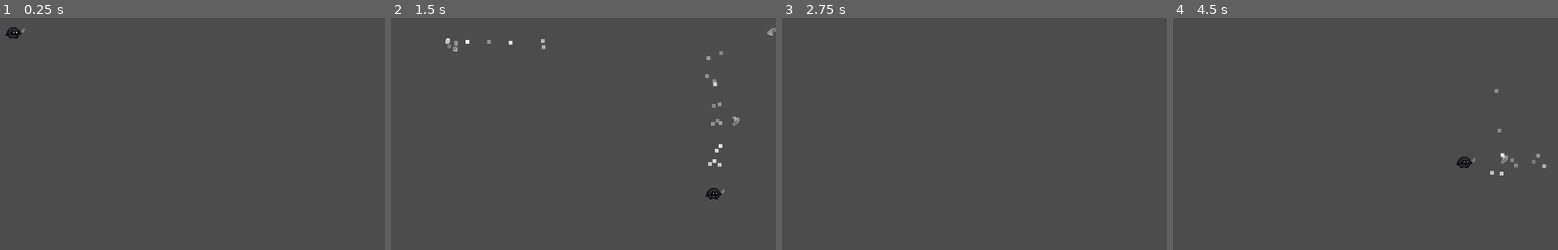
Above: before the commit, frames 1-4 (left to right).
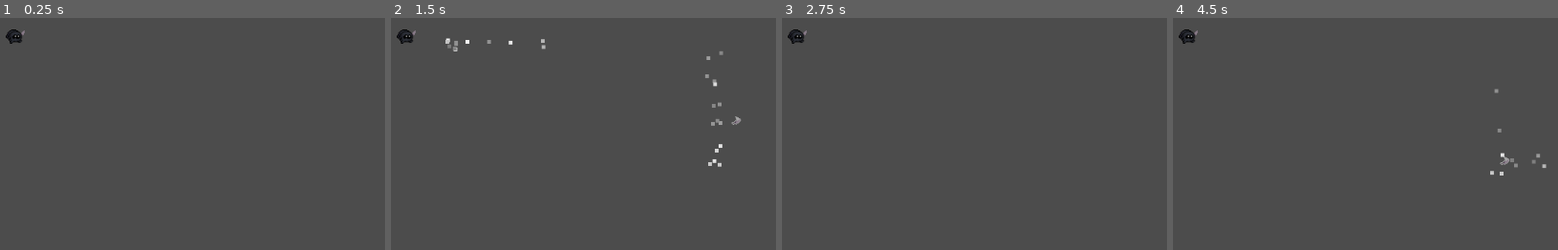
Above: after the commit, the same moments.

Repository: farbest/hatGame
Game: Godot game, scene res://TestScene.tscn
Two runs of this game, one before a commit and one after it. Both use one fixed random seed, a clock stepped at 60 frames per second and the inputs below.
Inputs (mouse positions are in pixels of both pictures, inside the frame that each line leads up to):
- Up to frame 1 (0.25 s): no input
- Up to frame 2 (1.5 s): tap Enter at 0.5 s; move the mouse to (outside the picture) at 0.52 s; hold Right (ui_right) 0.53-1.28 s; tap Space (dash) at 0.6, 1.35 s; click (outside the picture) at 0.67 s; move the mouse to (outside the picture) at 1.27 s; hold Down (ui_down) from 1.28 s (still down); click (outside the picture) at 1.42 s
- Up to frame 3 (2.75 s): move the mouse to (outside the picture) at 2.02 s; release Down (ui_down) at 2.03 s; hold Right (ui_right) from 2.03 s (still down); tap Space (dash) at 2.1 s; click (outside the picture) at 2.17 s
- Up to frame 4 (4.5 s): tap Space (dash) at 2.75, 2.85, 3.6, 4.25, 4.35 s; move the mouse to (outside the picture) at 2.77 s; release Right (ui_right) at 2.78 s; hold Up (ui_up) 2.78-3.53 s; click (outside the picture) at 2.92 s; tap Enter at 3.5 s; move the mouse to (1404, 94) at 3.52 s; hold Left (ui_left) from 3.53 s (still down); click (1404, 94) at 3.67 s; move the mouse to (outside the picture) at 4.27 s; click (outside the picture) at 4.42 s

The runs differ from the first frame. In frame 1, 0.2% of the frame differs, in the area x 1-7%, y 4-12%; in frame 2, 0.5%, in the area x 1-100%, y 4-79%; in frame 3, 0.2%; in frame 4, 0.4%.

Commit message:
character update

Diff:
--- a/PlayerRelated/PlayerMovement.gd
+++ b/PlayerRelated/Player/Scripts/PlayerMovement.gd
@@ -5,8 +5,13 @@
 onready var knifeReloadTimer = $KnifeReload
 const knifeScene = preload("res://PlayerRelated/knife/Knife.tscn")
 
+var baseDamage = 100
+
 export (int) var walkSpeed = 400
 export (int) var dashSpeed = 2000
+export (int) var life = 3
+export (float) var attackSpeed = 1.0
+export (float) var damage = baseDamage
 
 var velocity = Vector2()
 var direction = Vector2()
--- a/PlayerRelated/PlayerShooting.gd
+++ /dev/null
@@ -1,5 +0,0 @@
-extends KinematicBody2D
-
-func _physics_process(delta):
-	if Input.is_mouse_button_pressed(BUTTON_LEFT):
-		print("pew pew")
--- a/PlayerRelated/knife/Knife.tscn
+++ b/PlayerRelated/knife/Knife.tscn
@@ -41,15 +41,15 @@
 
 [node name="DefaultKnifeBullet" type="KinematicBody2D"]
 position = Vector2( 125, 56 )
+collision_layer = 8
+collision_mask = 4
 script = ExtResource( 1 )
 
 [node name="AnimatedSprite" type="AnimatedSprite" parent="."]
 physics_interpolation_mode = 1
 frames = SubResource( 6 )
-frame = 2
+frame = 3
 playing = true
 
 [node name="CollisionShape2D" type="CollisionShape2D" parent="."]
-physics_interpolation_mode = 1
 shape = SubResource( 7 )
-one_way_collision = true
--- a/TestScene.tscn
+++ b/TestScene.tscn
@@ -1,45 +1,8 @@
-[gd_scene load_steps=14 format=2]
+[gd_scene load_steps=17 format=2]
 
-[ext_resource path="res://PlayerRelated/PlayerMovement.gd" type="Script" id=1]
-[ext_resource path="res://PlayerRelated/idle.png" type="Texture" id=2]
-
-[sub_resource type="AtlasTexture" id=6]
-flags = 4
-atlas = ExtResource( 2 )
-region = Rect2( 0, 0, 32, 32 )
-
-[sub_resource type="AtlasTexture" id=7]
-flags = 4
-atlas = ExtResource( 2 )
-region = Rect2( 32, 0, 32, 32 )
-
-[sub_resource type="AtlasTexture" id=8]
-flags = 4
-atlas = ExtResource( 2 )
-region = Rect2( 64, 0, 32, 32 )
-
-[sub_resource type="AtlasTexture" id=9]
-flags = 4
-atlas = ExtResource( 2 )
-region = Rect2( 96, 0, 32, 32 )
-
-[sub_resource type="AtlasTexture" id=10]
-flags = 4
-atlas = ExtResource( 2 )
-region = Rect2( 128, 0, 32, 32 )
-
-[sub_resource type="AtlasTexture" id=11]
-flags = 4
-atlas = ExtResource( 2 )
-region = Rect2( 160, 0, 32, 32 )
-
-[sub_resource type="SpriteFrames" id=1]
-animations = [ {
-"frames": [ SubResource( 6 ), SubResource( 7 ), SubResource( 8 ), SubResource( 9 ), SubResource( 10 ), SubResource( 11 ) ],
-"loop": true,
-"name": "idle",
-"speed": 10.0
-} ]
+[ext_resource path="res://PlayerRelated/Player/Scripts/PlayerMovement.gd" type="Script" id=1]
+[ext_resource path="res://PlayerRelated/Player/Sprites/idle.png" type="Texture" id=2]
+[ext_resource path="res://PlayerRelated/Player/Sprites/running.png" type="Texture" id=3]
 
 [sub_resource type="CircleShape2D" id=2]
 
@@ -61,20 +24,108 @@
 scale = 5.0
 color_initial_ramp = SubResource( 5 )
 
+[sub_resource type="AnimationNodeAnimation" id=6]
+animation = "idle"
+
+[sub_resource type="AnimationNodeAnimation" id=7]
+animation = "running"
+
+[sub_resource type="AnimationNodeStateMachineTransition" id=8]
+
+[sub_resource type="AnimationNodeStateMachineTransition" id=9]
+
+[sub_resource type="AnimationNodeStateMachine" id=10]
+states/idle/node = SubResource( 6 )
+states/idle/position = Vector2( 217.667, 68.3333 )
+states/running/node = SubResource( 7 )
+states/running/position = Vector2( 401.667, 69.6667 )
+transitions = [ "idle", "running", SubResource( 8 ), "running", "idle", SubResource( 9 ) ]
+
+[sub_resource type="AnimationNodeStateMachinePlayback" id=11]
+
+[sub_resource type="Animation" id=12]
+length = 0.001
+tracks/0/type = "value"
+tracks/0/path = NodePath("AnimationPlayer/idle:frame")
+tracks/0/interp = 1
+tracks/0/loop_wrap = true
+tracks/0/imported = false
+tracks/0/enabled = true
+tracks/0/keys = {
+"times": PoolRealArray( 0 ),
+"transitions": PoolRealArray( 1 ),
+"update": 0,
+"values": [ 0 ]
+}
+tracks/1/type = "value"
+tracks/1/path = NodePath("AnimationPlayer/running:frame")
+tracks/1/interp = 1
+tracks/1/loop_wrap = true
+tracks/1/imported = false
+tracks/1/enabled = true
+tracks/1/keys = {
+"times": PoolRealArray( 0 ),
+"transitions": PoolRealArray( 1 ),
+"update": 0,
+"values": [ 0 ]
+}
+tracks/2/type = "value"
+tracks/2/path = NodePath("AnimationPlayer/idle:texture")
+tracks/2/interp = 1
+tracks/2/loop_wrap = true
+tracks/2/imported = false
+tracks/2/enabled = true
+tracks/2/keys = {
+"times": PoolRealArray( 0 ),
+"transitions": PoolRealArray( 1 ),
+"update": 0,
+"values": [ ExtResource( 2 ) ]
+}
+
+[sub_resource type="Animation" id=13]
+resource_name = "idle"
+length = 0.6
+loop = true
+tracks/0/type = "value"
+tracks/0/path = NodePath("AnimationPlayer/idle:frame")
+tracks/0/interp = 1
+tracks/0/loop_wrap = true
+tracks/0/imported = false
+tracks/0/enabled = true
+tracks/0/keys = {
+"times": PoolRealArray( 0, 0.1, 0.2, 0.3, 0.4, 0.5, 0.6 ),
+"transitions": PoolRealArray( 1, 1, 1, 1, 1, 1, 1 ),
+"update": 1,
+"values": [ 0, 1, 2, 3, 4, 5, 5 ]
+}
+
+[sub_resource type="Animation" id=14]
+resource_name = "running"
+length = 0.8
+loop = true
+tracks/0/type = "value"
+tracks/0/path = NodePath("AnimationPlayer/running:frame")
+tracks/0/interp = 1
+tracks/0/loop_wrap = true
+tracks/0/imported = false
+tracks/0/enabled = true
+tracks/0/keys = {
+"times": PoolRealArray( 0, 0.1, 0.2, 0.3, 0.4, 0.5, 0.6, 0.7 ),
+"transitions": PoolRealArray( 1, 1, 1, 1, 1, 1, 1, 1 ),
+"update": 1,
+"values": [ 0, 1, 2, 3, 4, 5, 6, 7 ]
+}
+
 [node name="Node2D" type="Node2D"]
 position = Vector2( 527, 305 )
 
 [node name="Player" type="KinematicBody2D" parent="."]
+collision_layer = 3
+collision_mask = 0
 script = ExtResource( 1 )
 
 [node name="PlayerPosition" type="Position2D" parent="Player"]
 position = Vector2( 0, 2 )
-
-[node name="PlayerSprite" type="AnimatedSprite" parent="Player"]
-position = Vector2( 0, -5 )
-frames = SubResource( 1 )
-animation = "idle"
-playing = true
 
 [node name="PlayerCollision" type="CollisionShape2D" parent="Player"]
 position = Vector2( 0, 4 )
@@ -92,3 +143,23 @@
 [node name="KnifeReload" type="Timer" parent="Player"]
 wait_time = 0.5
 one_shot = true
+
+[node name="AnimationTree" type="AnimationTree" parent="Player"]
+tree_root = SubResource( 10 )
+anim_player = NodePath("../AnimationPlayer")
+parameters/playback = SubResource( 11 )
+
+[node name="AnimationPlayer" type="AnimationPlayer" parent="Player"]
+anims/RESET = SubResource( 12 )
+anims/idle = SubResource( 13 )
+anims/running = SubResource( 14 )
+
+[node name="idle" type="Sprite" parent="Player/AnimationPlayer"]
+position = Vector2( 527, 305 )
+texture = ExtResource( 2 )
+hframes = 6
+
+[node name="running" type="Sprite" parent="Player/AnimationPlayer"]
+position = Vector2( 530, 307 )
+texture = ExtResource( 3 )
+hframes = 8
--- a/project.godot
+++ b/project.godot
@@ -64,6 +64,13 @@
 "events": [  ]
 }
 
+[layer_names]
+
+2d_physics/layer_1="Environement"
+2d_physics/layer_2="Player"
+2d_physics/layer_3="Ennemies"
+2d_physics/layer_4="Projectiles"
+
 [mono]
 
 project/assembly_name="Nouveau Projet De Jeu"
Renamed: PlayerRelated/idle.png -> PlayerRelated/Player/Sprites/idle.png
Not shown, changed: PlayerRelated/Player/Sprites/idle.png.import
Binary file added: PlayerRelated/Player/Sprites/running.png
Not shown, added: PlayerRelated/Player/Sprites/running.png.import
Not shown, removed: TestScene.tscn.depren
